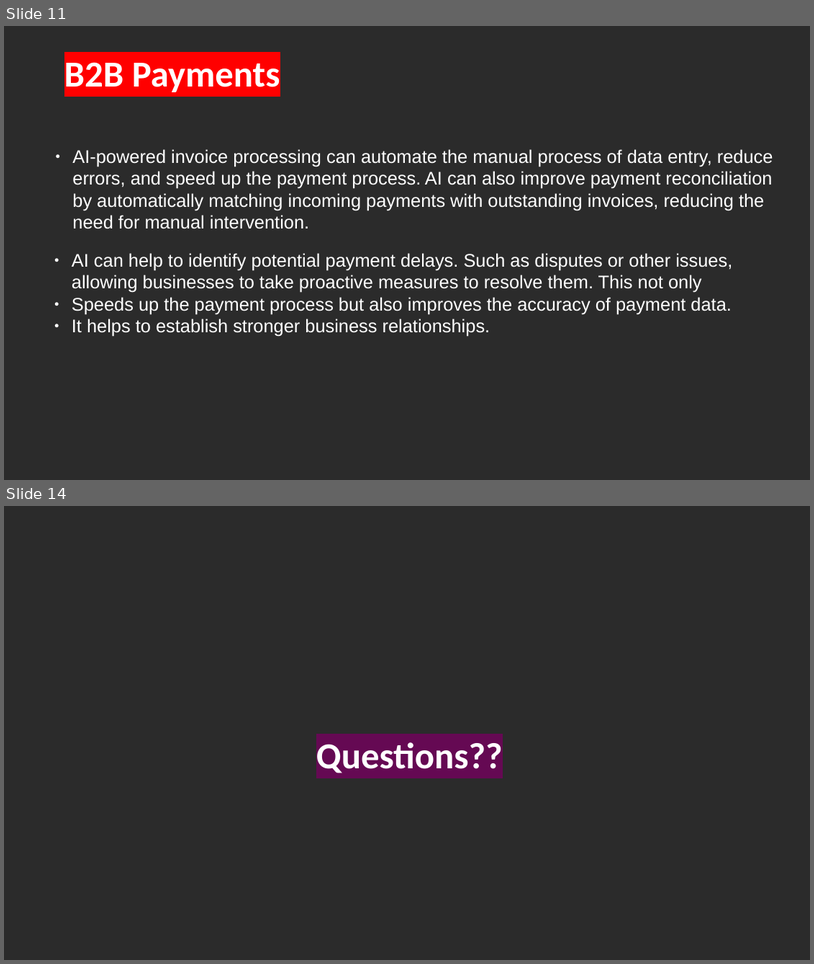
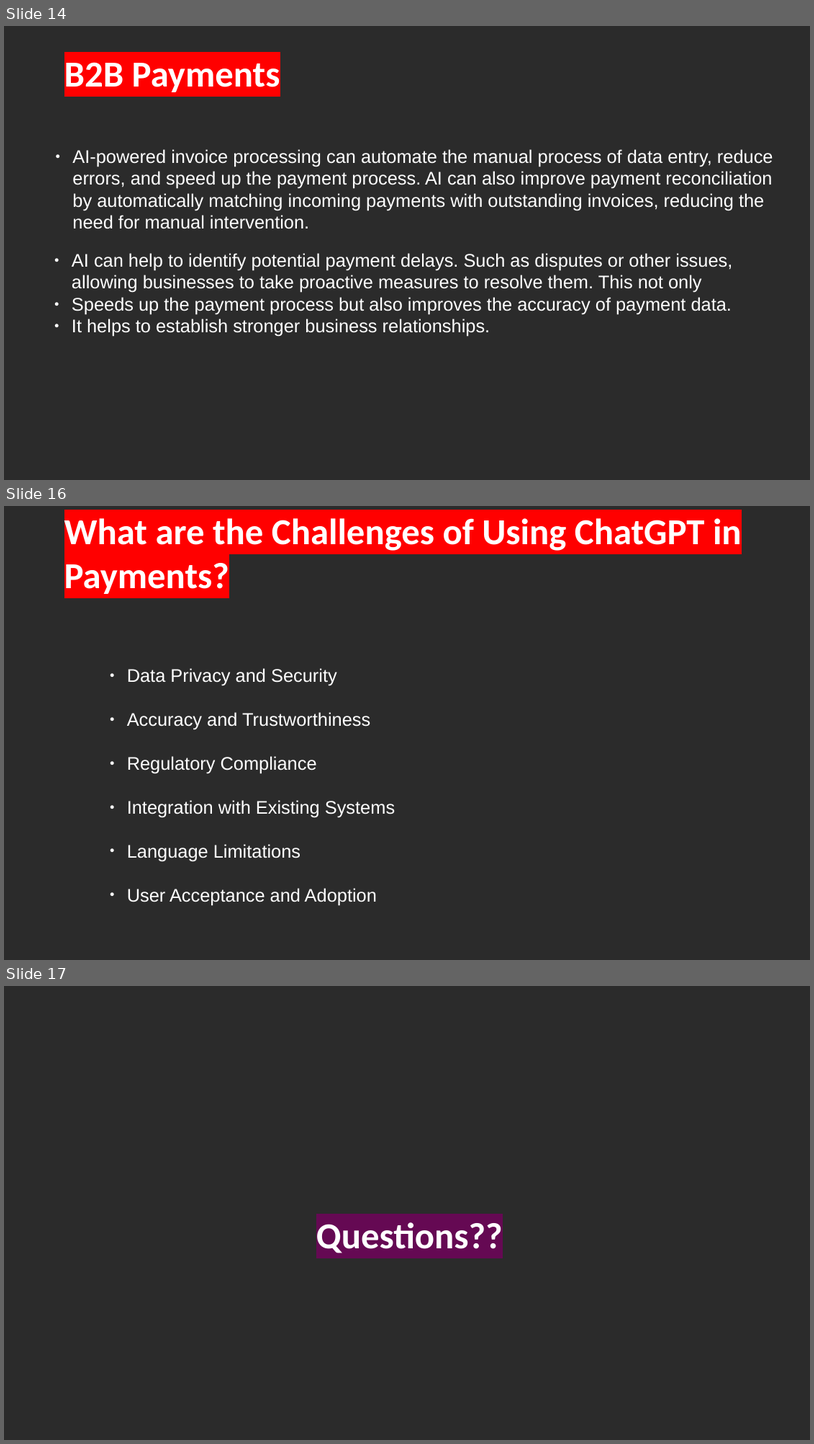
Before and after one commit to anurajbose/set2022_vit, a slide deck: payments industry – By ChatGPT.pptx. Shown one above the other, each under a label of ours: slides 11 and 14 before the commit, slides 14, 16 and 17 after it; the slides between them are not shown. The pictures are 814x964 and 814x1444 pixels, drawn with LibreOffice and Linux fonts; fonts in the diff are those of the drawing; background and template pictures are left out; a plain dark background stands for a picture behind light text. Boxes give left, top, right and bottom in pixels: in the first picture for what was removed or moved away, otherwise in the second. Text is boxed around its words. In the diff, an @@ line names an element or a change of style, - is before the commit and + after.

```diff
--- a/payments industry – By ChatGPT.pptx
+++ b/payments industry – By ChatGPT.pptx
@@ slide 16 added at (4, 506, 810, 960), background picture (left out) @@
@@ text added at (64, 518, 742, 594), 36 pt, text #FFFFFF, bold @@
+What are the Challenges of Using ChatGPT in Payments?
@@ text added at (127, 668, 395, 905), 18 pt, text #FFFFFF @@
+● Data Privacy and Security
+● Accuracy and Trustworthiness
+● Regulatory Compliance
+● Integration with Existing Systems
+● Language Limitations
+● User Acceptance and Adoption
@@ what was slide 11 is now slide 14 @@
@@ what was slide 14 is now slide 17 @@
```
Also in this commit, not shown: 3 other slides added, 1 slide removed, 22 other files.
